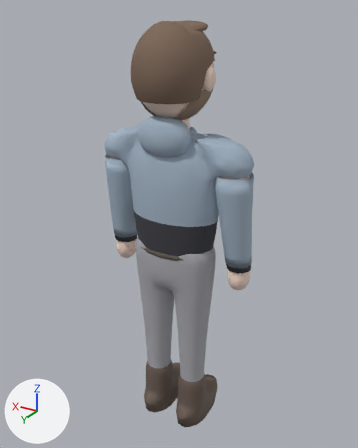
The glTF model assets/chars/steffen.glb, before and after one commit.
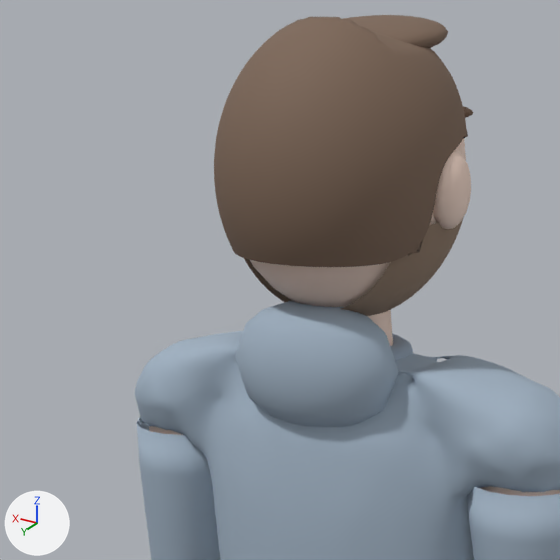
Old and new are each drawn whole from a 50 mm camera at (-1.141, 1.862, 2.07) aimed at (0.015, -0.063, 1.107) and again close up on the part from 17% to 69% of the width and 3% to 45% of the height. The axes (+X, +Y, +Z) are drawn at lower left. The lights are the same throughout. The first two pictures are the older version. Vertices at exactly the same position are counted once.

The first close-up shows 'Kapuze', 'Kopf_Gruppe', 'SL_L', 'SL_R', 'Shirt' and 3 more.
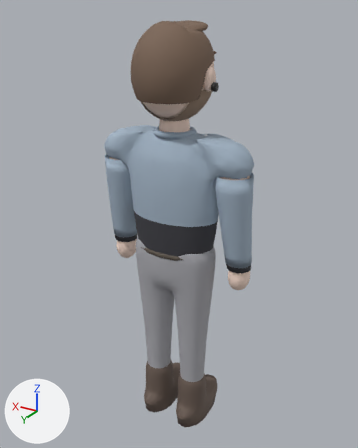
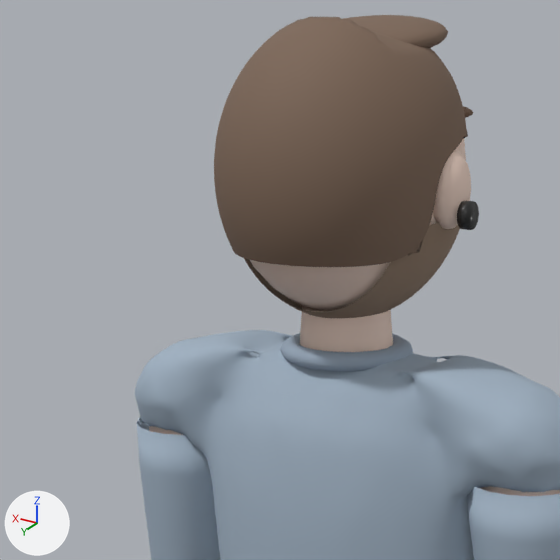
Where the change shows, as pixel boxes (x1, y1, x2, y2) in the close-ups (560 x 560 px):
'Kopf_Gruppe', reshaped: before (214, 15, 473, 316); after (214, 15, 479, 318)
'Kapuze', deleted: before (235, 301, 399, 427)
part 1 of me_kopf, added (black): after (457, 201, 479, 230)
'Hals', unchanged, uncovered by the edit: before (368, 310, 393, 346); after (300, 306, 393, 352)
'Kragen', unchanged, uncovered by the edit: before (391, 334, 413, 360); after (280, 333, 413, 372)

The change in detail:
me_kopf is used by ob_kopf_gruppe; location (0.0, 0.0, 0.0).
me_kopf had 7213 vertices, 14074 faces and spanned x -0.191..0.203, y -0.231..0.198, z 1.625..2.033.
me_kopf now has 7245 vertices, 14134 faces and spans x -0.203..0.203, y -0.231..0.198, z 1.625..2.033.
me_kopf part 1: a new loose piece, a 16-sided cylinder along x spanning x -0.203..-0.189, y -0.015..0.023, z 1.766..1.804, in mat_stecker (black #272727).
Object 'Kapuze' (ob_kapuze) is deleted.
